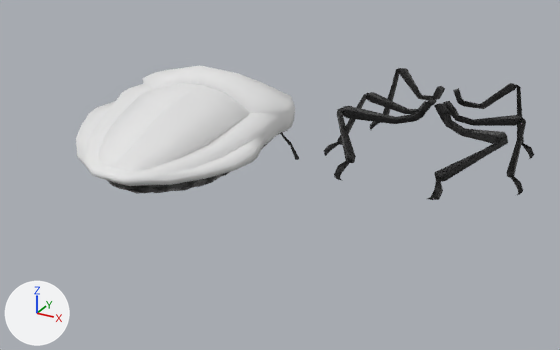
One commit to the Blender file Assets/Models/AphidPrefab.blend: the scene before it, then after it.
Rendered twice from a 50 mm camera at (34.3, -24.2, 13.3) aimed at (20.7, 0.6, 0.9). Every picture has the same lights, and +X, +Y and +Z are marked at lower left.

Before the edit, the objects in view are built like this:
```python
me_plane_010 = bpy.data.meshes.new('Plane.010')
me_plane_010.from_pydata(...)  # 540 vertices, 562 faces; spans x -3.39..3.39, y -5.5..5.65, z -3.51..2.08
me_plane_010.polygons.foreach_set('use_smooth', [True] * 562)
# faces by material slot: [254, 308]
me_plane_010.materials.append(mat_bug)  # its picture is missing
me_plane_010.materials.append(mat_material_001)
me_plane_011 = bpy.data.meshes.new('Plane.011')
me_plane_011.from_pydata(...)  # 378 vertices, 384 faces; spans x -4.65..4.65, y -6.36..2.74, z -0.6..2.76
me_plane_011.polygons.foreach_set('use_smooth', [True] * 384)
me_plane_011.materials.append(mat_material_001)
ob_plane_001 = bpy.data.objects.new('Plane.001', me_plane_010)
ob_plane_001.location = (18.25, -1.49, 2.94)
ob_plane_001.rotation_euler = (0.105, 0.0635, 0.0577)  # degrees (6, 3.6, 3.3)
ob_plane_003 = bpy.data.objects.new('Plane.003', me_plane_011)
ob_plane_003.location = (24.32, 8.87, 0.0)
```
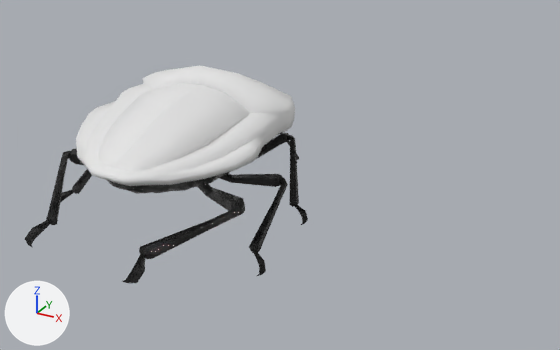
Patch to the scene script:
```diff
--- a/Assets/Models/AphidPrefab.blend.py
+++ b/Assets/Models/AphidPrefab.blend.py
@@ me_plane_010 @@
 # used by ob_plane_001; location = (18.25, -1.49, 2.94); rotation_euler = (0.105, 0.0635, 0.0577), in degrees (6, 3.6, 3.3)
-me_plane_010.from_pydata(...)  # 540 vertices, 562 faces; spans x -3.39..3.39, y -5.5..5.65, z -3.51..2.08
+me_plane_010.from_pydata(...)  # 918 vertices, 946 faces; spans x -4.73..4.55, y -7.25..5.65, z -3.51..2.08
+# me_plane_010 part 1: a new loose piece of 63 vertices spanning x -3.94..-0.04, y -7.09..-1.0, z -1.41..-0.1, in mat_material_001
+# me_plane_010 part 2: a new loose piece of 63 vertices spanning x -4.73..-0.13, y -3.19..0.19, z -2.79..-0.44, in mat_material_001
+# me_plane_010 part 3: a new loose piece of 63 vertices spanning x 0.02..3.77, y -7.25..-1.02, z -1.42..-0.11, in mat_material_001
+# me_plane_010 part 4: a new loose piece of 63 vertices spanning x 0.18..4.55, y -3.53..-0.08, z -2.83..-0.45, in mat_material_001
+# me_plane_010 part 5: a new loose piece of 63 vertices spanning x 0.27..4.23, y 0.67..2.05, z -3.43..-0.16, in mat_material_001
 me_plane_010.materials.append(mat_bug)
@@ ob_plane_003 @@
-ob_plane_003 = bpy.data.objects.new('Plane.003', me_plane_011)
-ob_plane_003.location = (24.32, 8.87, 0.0)
```

What differs and where, as boxes (x1, y1, x2, y2) in the pictures (560 x 350 px):
'Plane.001', reshaped (27% wider, 68% taller): before (76, 65, 299, 194); after (25, 65, 308, 283)
'Plane.003', deleted: before (324, 68, 534, 200)
part 1 of me_plane_010, added (black): after (25, 149, 84, 247)
part 2 of me_plane_010, added: after (60, 169, 92, 203)
part 3 of me_plane_010, added (black): after (122, 184, 245, 283)
part 4 of me_plane_010, added (black): after (220, 173, 288, 276)
part 5 of me_plane_010, added (black): after (255, 132, 308, 225)
